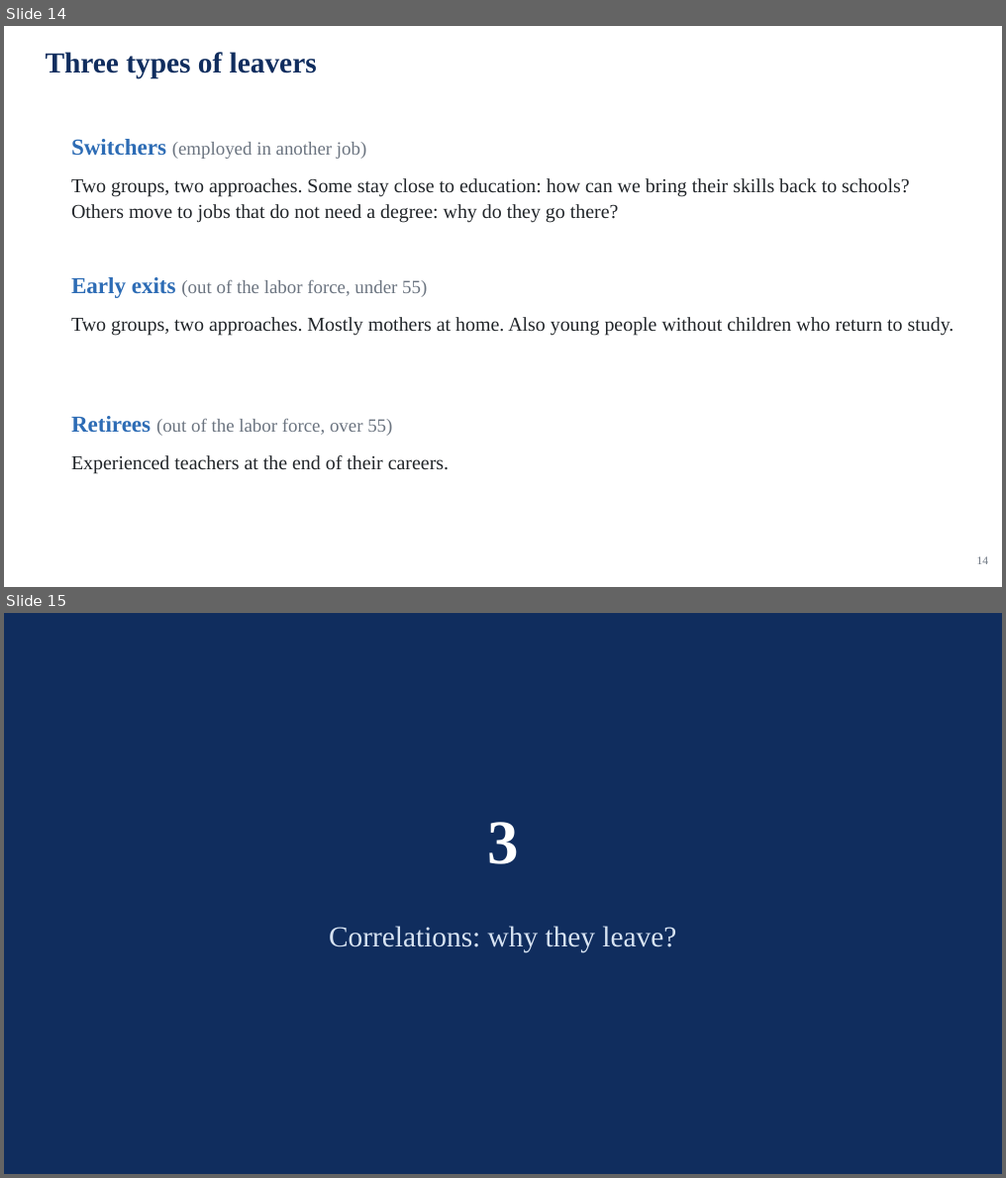
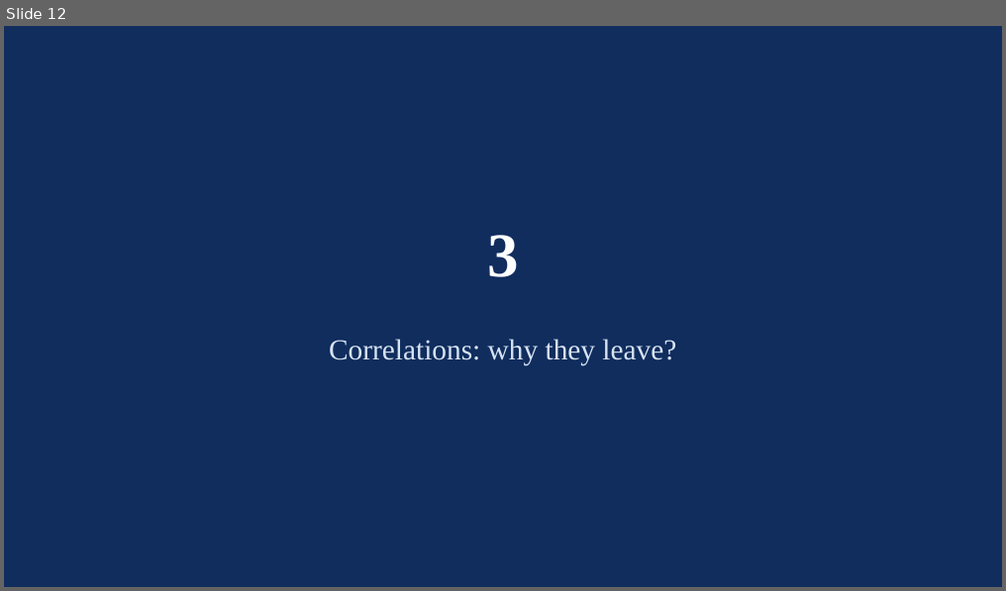
Before and after one commit to jedr1-ship-it/Alternative-Pathways----Quant, a slide deck: report/data_cluster/Proyect_US_policy.pptx. Shown one above the other, each under a label of ours: slides 14 and 15 before the commit, slide 12 after it. The pictures are 1006x1178 and 1006x591 pixels, drawn with LibreOffice and Linux fonts; fonts in the diff are those of the drawing. Boxes give left, top, right and bottom in pixels: in the first picture for what was removed or moved away, otherwise in the second. Text is boxed around its words. In the diff, an @@ line names an element or a change of style, - is before the commit and + after.

```diff
--- a/report/data_cluster/Proyect_US_policy.pptx
+++ b/report/data_cluster/Proyect_US_policy.pptx
@@ slide 14 removed at (4, 26, 1002, 587), background #FFFFFF @@
@@ text removed at (46, 52, 317, 78) @@
-Three types of leavers
@@ text removed at (71, 139, 366, 159) @@
-Switchers (employed in another job)
@@ text removed at (71, 178, 910, 223) @@
-Two groups, two approaches. Some stay close to education: how can we bring their skills back to schools? Others move to jobs that do not need a degree: why do they go there?
@@ text removed at (71, 277, 427, 298) @@
-Early exits (out of the labor force, under 55)
@@ text removed at (71, 317, 954, 336) @@
-Two groups, two approaches. Mostly mothers at home. Also young people without children who return to study.
@@ text removed at (71, 416, 392, 436) @@
-Retirees (out of the labor force, over 55)
@@ text removed at (71, 456, 449, 474) @@
-Experienced teachers at the end of their careers.
@@ text removed at (977, 557, 989, 565) @@
-14
@@ what was slide 15 is now slide 12 @@
```
Also in this commit, not shown: 11 slides changed, 4 other slides removed, 1 other file.
